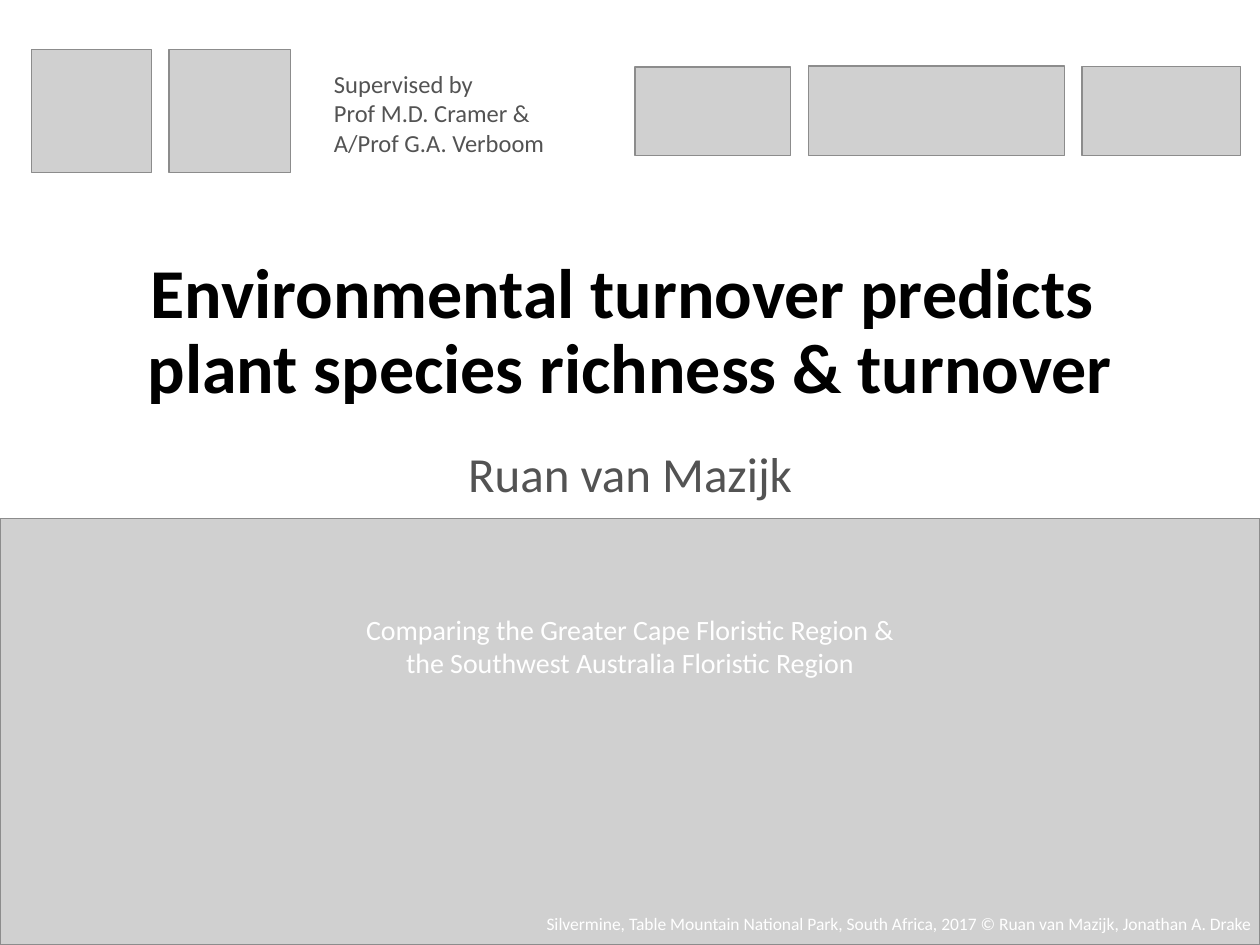
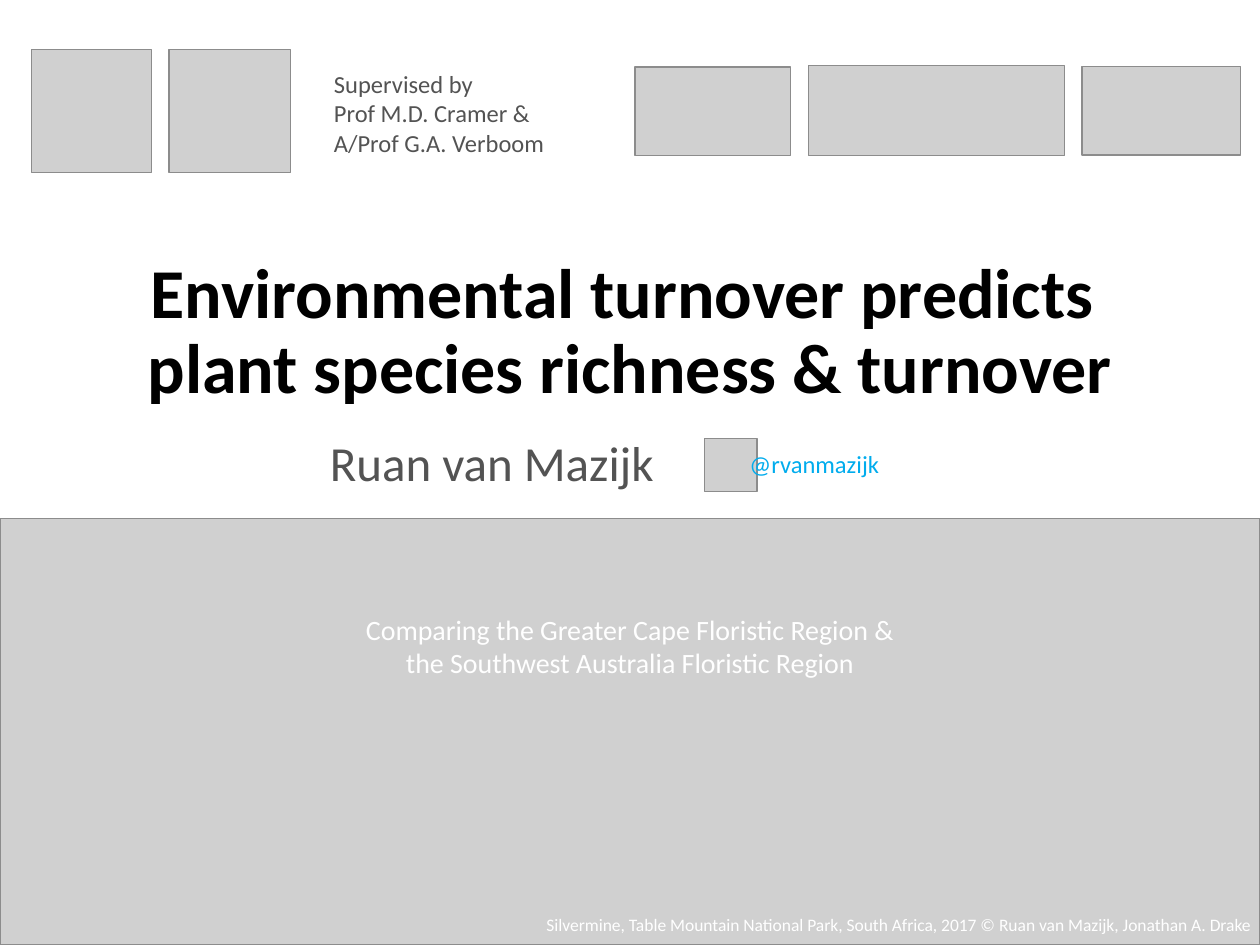
Before and after one commit to rvanmazijk/Cape-vs-SWA, a slide deck: slide 1 of SAAB-AMA-SASSB-2019-talk/coverslide.pptx. Drawn at 1260x945 pixels with LibreOffice and Linux fonts; fonts in the diff are those of the drawing; grey boxes stand for pictures. Boxes give left, top, right and bottom in pixels: in the first picture for what was removed or moved away, otherwise in the second. Text is boxed around its words. In the diff, an @@ line names an element or a change of style, - is before the commit and + after.

Commit message:
Update talk coverslide

```diff
--- a/SAAB-AMA-SASSB-2019-talk/coverslide.pptx
+++ b/SAAB-AMA-SASSB-2019-talk/coverslide.pptx
@@ text "Ruan van Mazijk" moved from (x1=468, y1=458, x2=792, y2=501) to (x1=330, y1=447, x2=654, y2=490) @@
@@ text "Ruan van Mazijk" at (x1=330, y1=447, x2=654, y2=490): text colour #525252 to #535353; alignment centre to left; vertical alignment middle to top @@
@@ picture added at (x1=704, y1=438, x2=757, y2=491) @@
@@ text added at (x1=749, y1=454, x2=879, y2=480), 14 pt, text #00ACED @@
+@rvanmazijk
```
Also in this commit, not shown: 1 other file.
